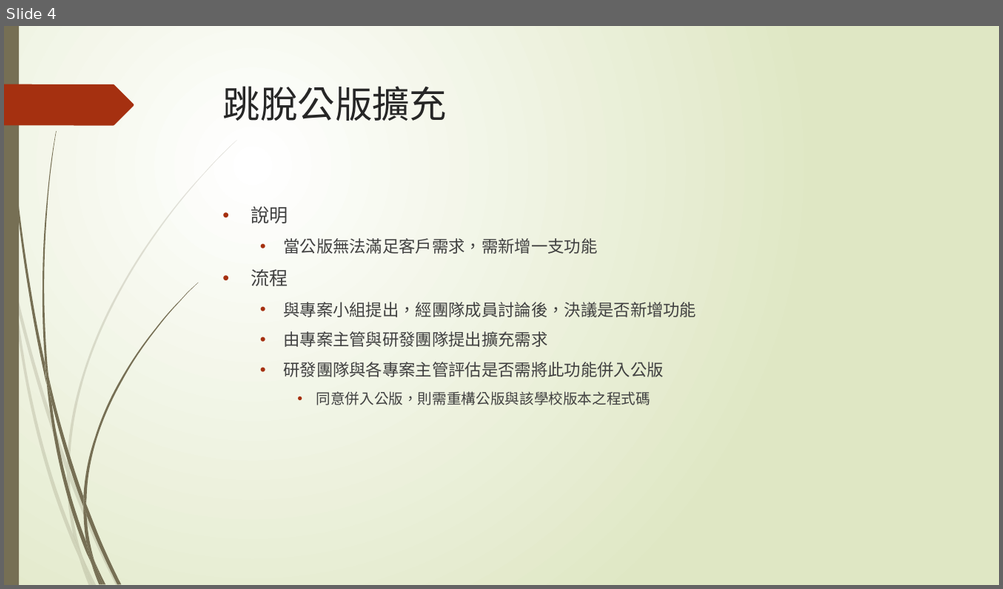
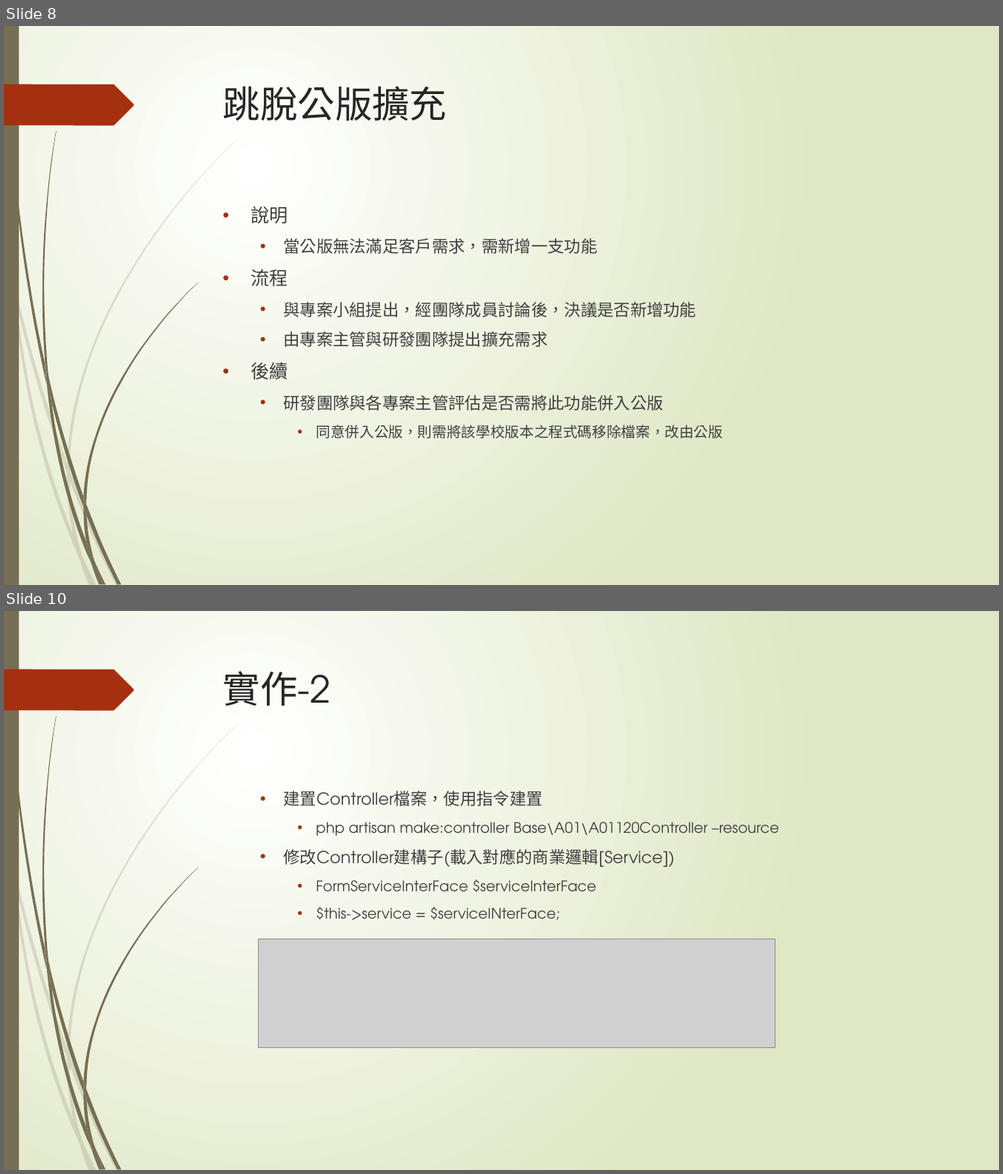
Before and after one commit to TaiwanChuChu/SampleDP, a slide deck: 先傑軟工策略小組.pptx. Shown one above the other, each under a label of ours: slide 4 before the commit, slides 8 and 10 after it; the slides between them are not shown. The pictures are 1003x589 and 1003x1174 pixels, drawn with LibreOffice and Linux fonts; fonts in the diff are those of the drawing; grey boxes stand for pictures. Boxes give left, top, right and bottom in pixels: in the first picture for what was removed or moved away, otherwise in the second. Text is boxed around its words. In the diff, an @@ line names an element or a change of style, - is before the commit and + after.

```diff
--- a/先傑軟工策略小組.pptx
+++ b/先傑軟工策略小組.pptx
@@ slide 10 added at [4,611,999,1170], background gradient #FFFFFF to #DFE8C4; not listed: 24 template elements that a slide beside it also shows @@
@@ title added at [223,671,330,706], 36 pt, text #262626 @@
+實作-2
@@ text added at [283,791,779,920], 14 pt, text #404040 @@
+  • 建置Controller檔案，使用指令建置
+    • php artisan make:controller Base\A01\A01120Controller –resource
+  • 修改Controller建構子(載入對應的商業邏輯[Service])
+    • FormServiceInterFace $serviceInterFace
+    • $this->service = $serviceINterFace;
@@ picture added at [259,940,775,1048] @@
@@ what was slide 4 is now slide 8 @@
@@ slide 8 changed as well @@
@@ text at [250,363,287,380]: paragraph added @@
+• 後續
@@ text at [316,425,723,439]: text changed @@
-    • 同意併入公版，則需重構公版與該學校版本之程式碼
+    • 同意併入公版，則需將該學校版本之程式碼移除檔案，改由公版
```
Also in this commit, not shown: 3 other slides changed, 8 other slides added, 1 slide removed, 20 other files.
